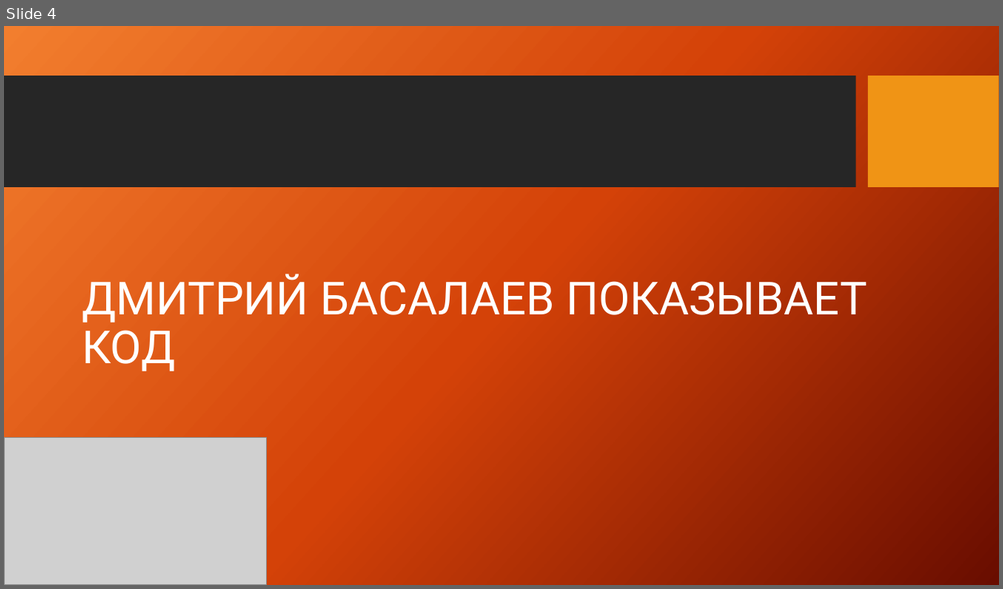
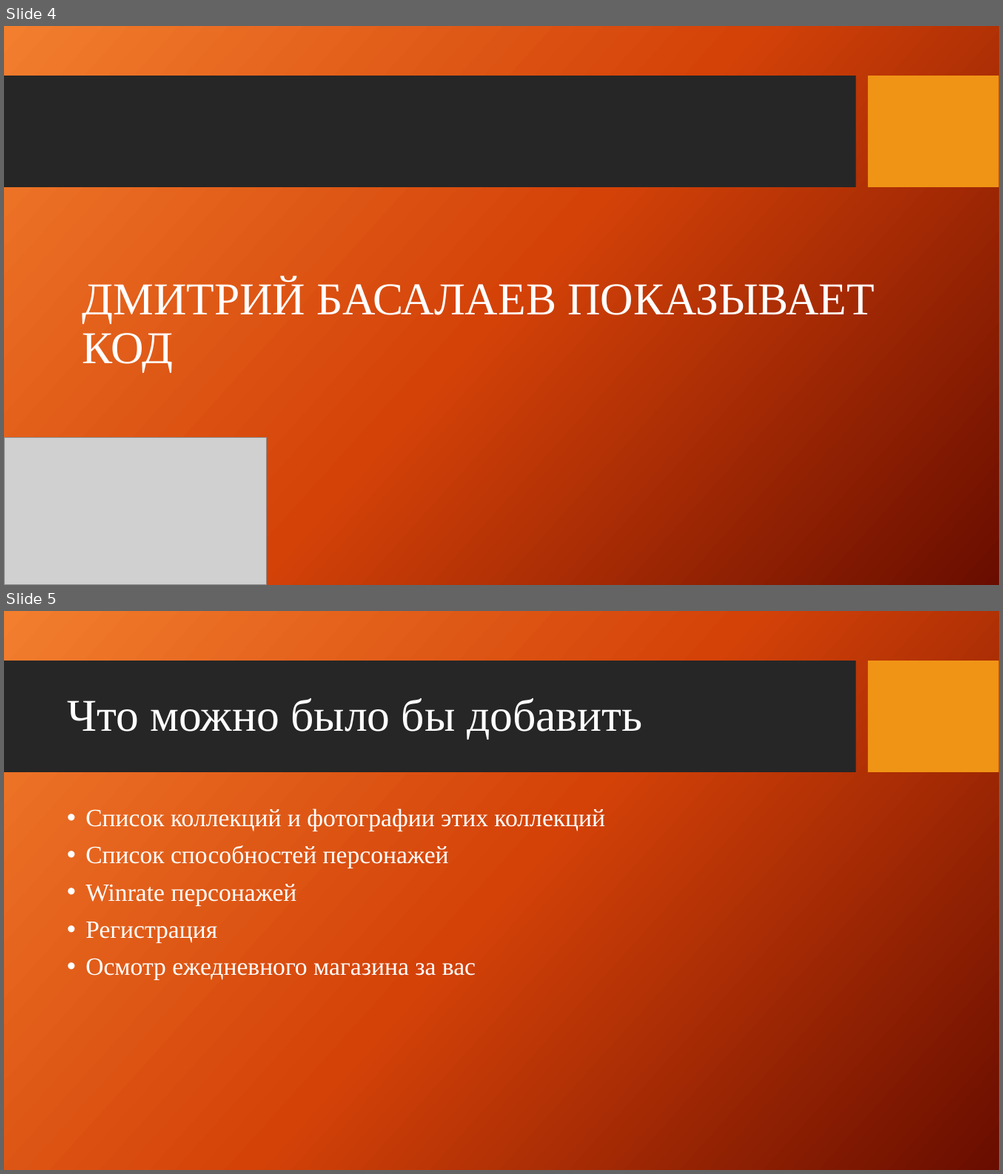
Before and after one commit to platonoid/tg_botan, a slide deck: Стас спасибо за детство.pptx. Shown one above the other, each under a label of ours: slide 4 before the commit, slides 4 and 5 after it. The pictures are 1003x589 and 1003x1174 pixels, drawn with LibreOffice and Linux fonts; fonts in the diff are those of the drawing; grey boxes stand for pictures; background and template pictures are left out. Boxes give left, top, right and bottom in pixels: in the first picture for what was removed or moved away, otherwise in the second. Text is boxed around its words. In the diff, an @@ line names an element or a change of style, - is before the commit and + after.

```diff
--- a/Стас спасибо за детство.pptx
+++ b/Стас спасибо за детство.pptx
@@ slide 5 added at [4, 611, 999, 1170], background picture (left out); not listed: 2 template elements that a slide beside it also shows @@
@@ title added at [67, 698, 643, 740], 44 pt, text #FFFFFF @@
+Что можно было бы добавить
@@ text added at [85, 809, 605, 980], 24 pt, text #FFFFFF @@
+• Список коллекций и фотографии этих коллекций
+• Список способностей персонажей
+• Winrate персонажей
+• Регистрация
+• Осмотр ежедневного магазина за вас
@@ slide 4 changed as well @@
@@ title "ДМИТРИЙ БАСАЛАЕВ ПОКАЗЫВАЕТ КОД" at [82, 278, 874, 372]: font Roboto to Times New Roman @@
```
Also in this commit, not shown: 3 other slides changed.
